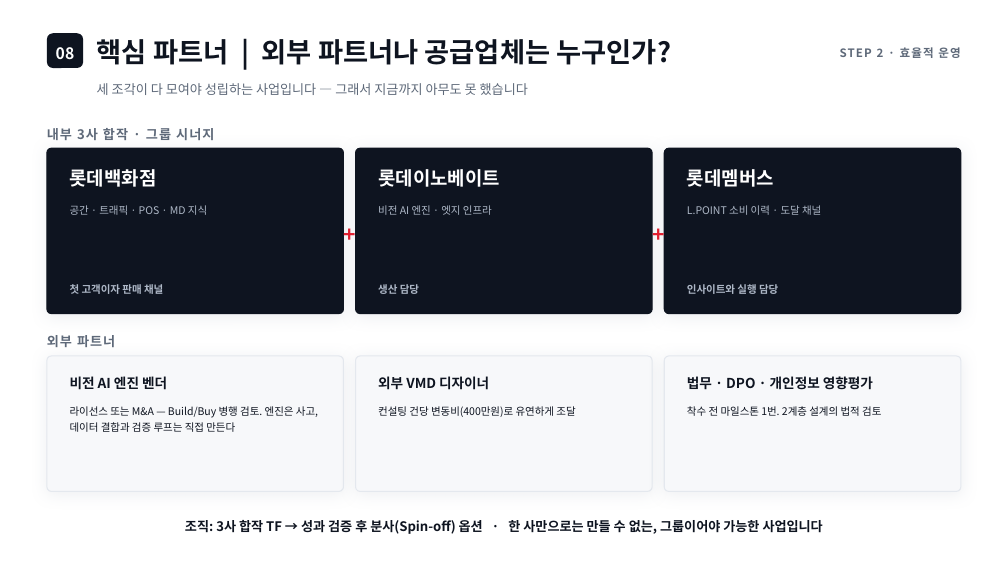
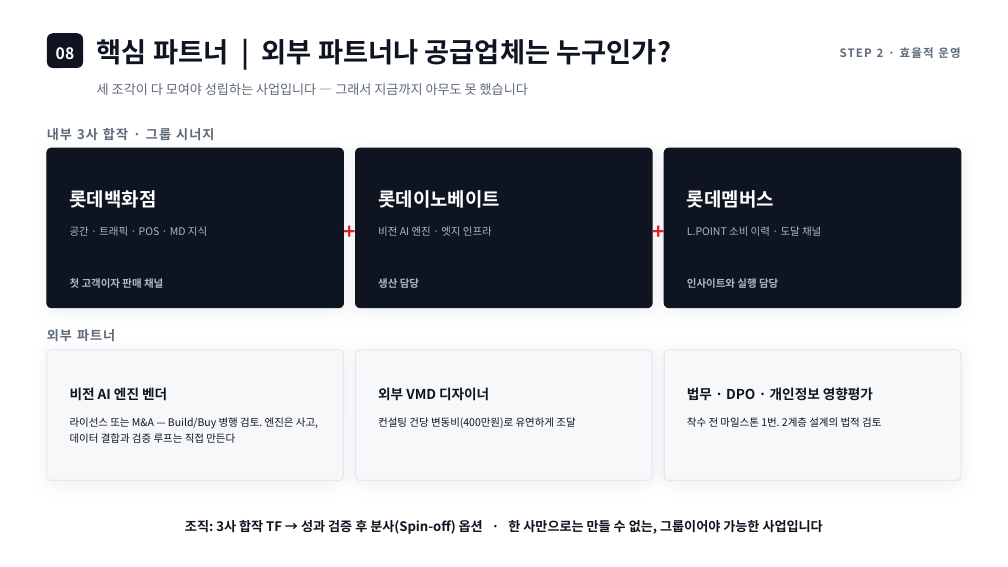
Before and after one commit to neti84-design/LMBA, a slide deck: slide 13 of LGA_롯데신사업_발표_맑은고딕.pptx. Drawn at 1008x567 pixels with LibreOffice and Linux fonts; fonts in the diff are those of the drawing. Boxes give left, top, right and bottom in pixels: in the first picture for what was removed or moved away, otherwise in the second. Text is boxed around its words. In the diff, an @@ line names an element or a change of style, - is before the commit and + after.

```diff
--- a/LGA_롯데신사업_발표_맑은고딕.pptx
+++ b/LGA_롯데신사업_발표_맑은고딕.pptx
@@ rounded rectangle: place and size @@
-rounded rectangle at box(47, 148, 343, 314)
+rounded rectangle at box(47, 148, 343, 308)
@@ rounded rectangle: place and size @@
-rounded rectangle at box(355, 148, 652, 314)
+rounded rectangle at box(355, 148, 652, 308)
@@ rounded rectangle: place and size @@
-rounded rectangle at box(665, 148, 961, 314)
+rounded rectangle at box(665, 148, 961, 308)
@@ 6 texts: place and size @@
-6 texts at box(70, 169, 821, 215)
+6 texts at box(70, 190, 821, 236)
@@ 4 texts: place and size @@
-4 texts at box(47, 284, 778, 347)
+4 texts at box(47, 278, 778, 341)
@@ rounded rectangle: place and size @@
-rounded rectangle at box(47, 356, 343, 492)
+rounded rectangle at box(47, 350, 343, 481)
@@ rounded rectangle: place and size @@
-rounded rectangle at box(355, 356, 652, 492)
+rounded rectangle at box(355, 350, 652, 481)
@@ proportions changed in 6 elements at box(355, 148, 652, 308), box(47, 148, 343, 308), box(665, 148, 961, 308), box(47, 350, 343, 481), box(355, 350, 652, 481), box(665, 350, 961, 481) @@
@@ rounded rectangle: place and size @@
-rounded rectangle at box(665, 356, 961, 492)
+rounded rectangle at box(665, 350, 961, 481)
@@ 6 texts: place and size @@
-6 texts at box(70, 376, 881, 432)
+6 texts at box(70, 387, 881, 443)
```
Also in this commit, not shown: 5 other slides changed, 7 other files.
